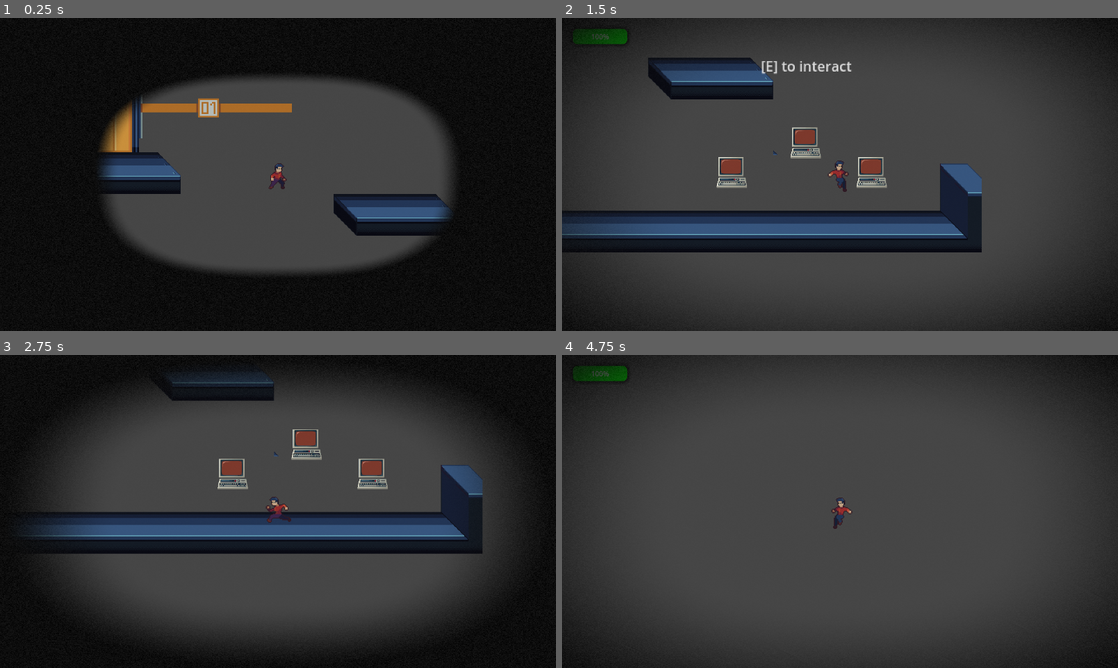
Above: before the commit, frames 1-4 (two rows, left to right).
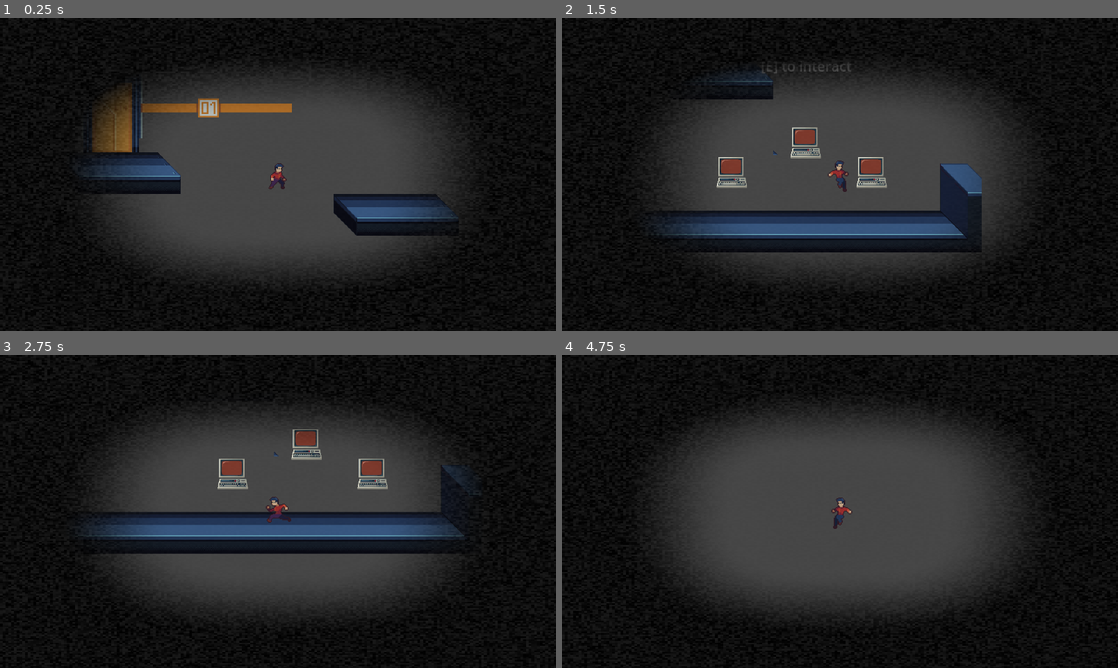
Above: after the commit, the same moments.

Repository: jame581/ShadowSecrets
Game: Godot game, scene res://maps/mask_test.tscn
Two runs of this game, one before a commit and one after it. Both use one fixed random seed, a clock stepped at 60 frames per second and the inputs below. This scene is started directly instead of the project's main scene.
Inputs:
- Up to frame 1 (0.25 s): no input
- Up to frame 2 (1.5 s): hold E (interact) 0.53-1.28 s; hold D (right) from 0.53 s (still down); tap Space (jump) at 0.77 s; tap E (interact) at 1.35 s
- Up to frame 3 (2.75 s): tap Space (jump) at 1.52 s; release D (right) at 2.03 s; hold A (left) from 2.03 s (still down); hold E (interact) from 2.03 s (still down)
- Up to frame 4 (4.75 s): release A (left) at 2.78 s; release E (interact) at 2.78 s; hold D (right) 2.78-4.28 s; tap E (interact) at 2.85, 4.35 s; tap Space (jump) at 3.02, 3.77, 4.52 s; hold E (interact) 3.53-4.28 s; hold A (left) from 4.28 s (still down)

The runs differ from the first frame. In frame 1, 3.3% of the frame differs, in the area x 0-100%, y 1-99%; in frame 2, 58%; in frame 3, 27%; in frame 4, 61%, in the area x 0-100%, y 0-100%.

Commit message:
Added insanity effect controlled by player damage

Diff:
--- a/project/maps/mask_test.tscn
+++ b/project/maps/mask_test.tscn
@@ -12,7 +12,7 @@
 
 [sub_resource type="ShaderMaterial" id="ShaderMaterial_dela0"]
 shader = ExtResource("3_4po0v")
-shader_parameter/STATIC_GRANULARITY = 0.001
+shader_parameter/STATIC_GRANULARITY = 0.005
 shader_parameter/EDGE_BLUR = 0.5
 shader_parameter/BORDER_SIZE = 0.3
 
--- a/project/scripts/autoload/insanity.gd
+++ b/project/scripts/autoload/insanity.gd
@@ -3,24 +3,23 @@
 # Define the signal
 signal insanity_changed(new_insanity)
 
+enum insanity_level {LOW, MEDIUM, HIGH}
+
 # Property to store the insanity level
 var insanity: float = 0.0
 
-# Called when the node enters the scene tree for the first time.
-func _ready():
-	pass
-
-func _process(delta):
-	var insanity_sin = abs(sin(Time.get_ticks_msec() / 1000.0))
-	insanity = 1.01 * insanity_sin
-	# print(insanity)
-	# emit_signal("insanity_changed", insanity)
-	RenderingServer.global_shader_parameter_set("insanity", insanity)
-
-
-	#emit_signal("insanity_changed", insanity)
-	#RenderingServer.global_shader_parameter_set("insanity", insanity)
-
+# Function to handle insanity hit
+func insanity_hit(hit_level: insanity_level) -> void:
+	match hit_level:
+		insanity_level.LOW:
+			print("Insanity hit: LOW")
+			increase_insanity(0.05)
+		insanity_level.MEDIUM:
+			print("Insanity hit: MEDIUM")
+			increase_insanity(0.09)
+		insanity_level.HIGH:
+			print("Insanity hit: HIGH")
+			increase_insanity(0.15)
 
 # Function to increase insanity
 func increase_insanity(amount: float) -> void:
--- a/project/scripts/player.gd
+++ b/project/scripts/player.gd
@@ -56,6 +56,7 @@
 
 func deal_damage(damage: int) -> void:
 	healt_component.update_health(damage)
+	Insanity.insanity_hit(Insanity.insanity_level.HIGH)
 
 func apply_impulse(direction: Vector2, strength: float) -> void:
 	explosion_impulse += direction.normalized() * strength
--- a/project/shaders/horror_border.gdshader
+++ b/project/shaders/horror_border.gdshader
@@ -4,7 +4,7 @@
 uniform float EDGE_BLUR = .5;
 uniform float BORDER_SIZE = .3;
 
-global uniform float insanity = 1.0;
+global uniform float insanity = 0.0;
 
 float generate_random_static (in float size, in float interval, in vec2 uv){
 	float time_step = TIME - mod(TIME,interval);
@@ -24,13 +24,16 @@
 }
 
 void fragment() {
-	float edge_blur_updated = insanity * EDGE_BLUR;
+
+	float insanity_edge_blur = EDGE_BLUR - (insanity * 0.25);
+	float insanity_border_size = BORDER_SIZE - (insanity * 0.1);
+
 	vec3 static_plot = vec3(generate_random_static(STATIC_GRANULARITY,UPDATE_INTERVAL,UV));
 
 	vec2 c1 = vec2(0.5);
 	vec2 pv1 = get_polar_coords(c1,UV);
-	float func = BORDER_SIZE-.015*cos(4.0*pv1.y);
-	float border_plot = smoothstep(func,func+edge_blur_updated, pv1.x);
+	float func = insanity_border_size-.015*cos(4.0*pv1.y);
+	float border_plot = smoothstep(func,func+insanity_edge_blur, pv1.x);
 	vec4 border_color = vec4(vec3(0.0),1.0)*border_plot;
 	COLOR = vec4(static_plot,.1);
 	COLOR = layer(COLOR,border_color);
